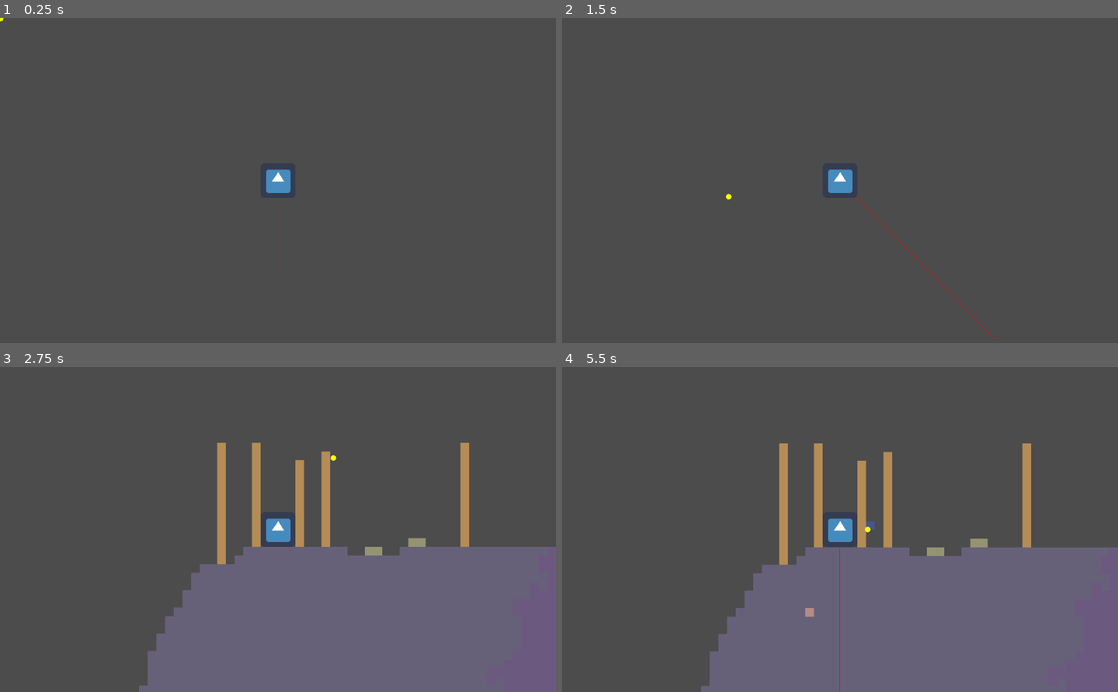
Above: before the commit, frames 1-4 (two rows, left to right).
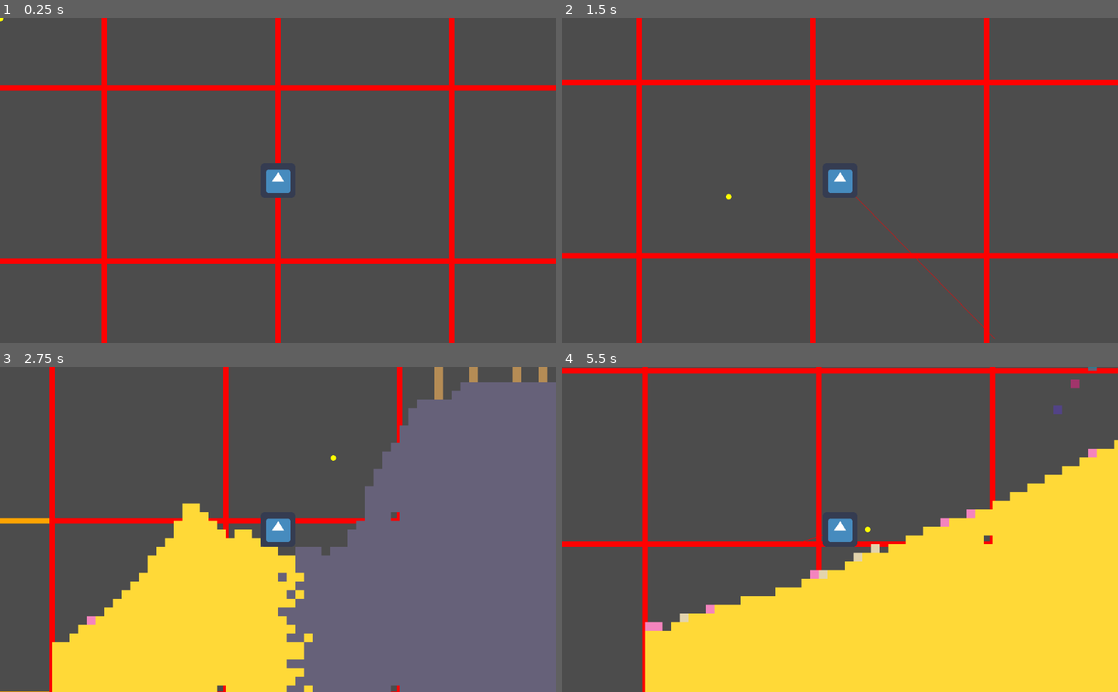
Above: after the commit, the same moments.

Repository: JaedanC/GoTeria
Game: Godot game, scene res://scenes/WorldSpawn/WorldSpawn.tscn
The game is run twice, just before and just after one commit, with the same random seed, the same clock (stepped at 60 frames per second) and the same inputs. The engine's default icon, where the game draws it, is replaced by a stand-in: a white triangle on a blue panel in a dark square.
Inputs (mouse positions are in pixels of both pictures, inside the frame that each line leads up to):
- Up to frame 1 (0.25 s): no input
- Up to frame 2 (1.5 s): move the mouse to (962, 164) at 0.52 s; hold D (move_right) from 0.53 s (still down); click (962, 164) at 0.6 s; tap Space (jump) at 0.77 s; move the mouse to (728, 196) at 1.27 s; right-click (728, 196) at 1.35 s
- Up to frame 3 (2.75 s): tap Space (jump) at 1.52 s; move the mouse to (333, 458) at 2.02 s; release D (move_right) at 2.03 s; hold A (move_left) from 2.03 s (still down); hold P (show_mappings) from 2.03 s (still down)
- Up to frame 4 (5.5 s): move the mouse to (812, 594) at 2.77 s; release A (move_left) at 2.78 s; release P (show_mappings) at 2.78 s; hold D (move_right) 2.78-4.28 s; tap Mouse wheel down (zoom_in) at 2.85 s; click (812, 594) at 2.92 s; tap Space (jump) at 3.02, 3.77, 4.52 s; move the mouse to (1006, 578) at 3.52 s; hold Mouse wheel up (zoom_out) 3.53-4.28 s; move the mouse to (673, 480) at 4.27 s; hold A (move_left) 4.28-5.03 s; tap B at 4.35 s; move the mouse to (867, 529) at 5.02 s; hold D (move_right) from 5.03 s (still down); tap C at 5.1 s; click (867, 529) at 5.17 s

The runs differ from the first frame. In frame 1, 6.4% of the frame differs, in the area x 0-100%, y 0-100%; in frame 2, 6.5%; in frame 3, 38%; in frame 4, 47%.

Commit message:
Streaming boxes done

Diff:
--- a/scenes/Chunk/Chunk.gd
+++ b/scenes/Chunk/Chunk.gd
@@ -31,7 +31,7 @@
 
 
 
-func init_stream(world_image : Image, _chunk_position : Vector2, _block_count  : Vector2, _block_pixel_size : Vector2):
+func init_stream(world_image : Image, _chunk_position : Vector2, _block_count : Vector2, _block_pixel_size : Vector2):
 	self.world_image = world_image
 	self.chunk_position = _chunk_position
 	self.block_count = _block_count
@@ -54,7 +54,13 @@
 			blocks[block_position] = {}
 
 		var block_pixel_position = self.chunk_position * block_count + block_position
-		var pixel = Color(self.world_image.get_pixelv(block_pixel_position))
+
+		var pixel : Color
+		if (block_pixel_position.x >= self.world_image.get_size().x ||
+			block_pixel_position.y >= self.world_image.get_size().y):
+			pixel = Color(0, 0, 0, 0)
+		else:
+			pixel = Color(self.world_image.get_pixelv(block_pixel_position))
 
 		blocks[block_position]["id"] = pixel.a
 		blocks[block_position]["colour"] = pixel
--- a/scenes/Player/Player.gd
+++ b/scenes/Player/Player.gd
@@ -103,15 +103,15 @@
 	# that we can loop through to get the points for the visible chunks. This
 	# takes into account the size of each chunk.
 	var chunk_dimensions = terrain.get_chunk_pixel_dimensions()
-	var top_left = (viewport_rectangle.position / chunk_dimensions).floor()
-	var bottom_right = ((viewport_rectangle.position + viewport_rectangle.size) / chunk_dimensions).floor()
+	var top_left = (viewport_rectangle.position / chunk_dimensions).round()
+	var bottom_right = ((viewport_rectangle.position + viewport_rectangle.size) / chunk_dimensions).round()
 
 	# Loop through these two values and include them in the visibility point
 	# list. +1 is there so that the right and bottom edge are forced to be
 	# included. Remove it if you don't know what I mean an then you'll see.
 	var visibility_points = []
-	for i in range(top_left.x, bottom_right.x + 1):
-		for j in range(top_left.y, bottom_right.y + 1):
+	for i in range(top_left.x - 1, bottom_right.x + 2):
+		for j in range(top_left.y - 1, bottom_right.y + 2):
 			var visible_point = Vector2(i, j)
 			visibility_points.append(visible_point)
 
--- a/scenes/Terrain/Terrain.gd
+++ b/scenes/Terrain/Terrain.gd
@@ -6,7 +6,35 @@
 export(Vector2) var chunk_block_count
 var chunk_scene = preload("res://scenes/Chunk/Chunk.tscn")
 
+"""
+The premise behind these dictionaries are too improve performance when streaming
+in chunks behind the scenes.
+
+`lightly_loading_blocks_chunks`
+- These are slowly loading in their blocks over a series of frames. These happen
+from a large distance away. Mediumly off the screen.
+
+`lightly_loaded_blocks_chunks`
+- The chunks from above are sent to here when they are done loading their blocks.
+
+`lightly_loading_drawing_chunks`
+- These chunks are drawing their blocks. These happen from a short distance away,
+just off the screen
+
+`urgently_loading_chunks`
+- These chunks are so close to the player that they need to have their blocks
+loaded in right away. The drawing can happen later though
+
+`loaded_chunks`
+- These chunks are fully drawn and visible to the player.
+"""
+var loading_chunks = {}
+var lightly_loading_blocks_chunks = {}
+var lightly_loaded_blocks_chunks = {}
+var lightly_loading_drawing_chunks = {}
+var urgently_loading_blocks_chunks = {}
 var loaded_chunks = {}
+
 var player = null
 
 var world_image : Image
@@ -29,6 +57,70 @@
 		print("Finished Saving to file")
 	free_all_invisible_chunks()
 	create_visible_chunks()
+
+
+
+	loading_chunks.clear()
+	lightly_loading_blocks_chunks.clear()
+	lightly_loaded_blocks_chunks.clear()
+	lightly_loading_drawing_chunks.clear()
+	urgently_loading_blocks_chunks.clear()
+	new_continue_loading_chunks()
+	update()
+
+func _draw():
+	for point in lightly_loading_blocks_chunks.keys():
+		point *= chunk_pixel_dimensions
+		draw_rect(Rect2(point, chunk_pixel_dimensions), Color.green, false, 10, false)
+#		draw_circle(point, 10, Color.green)
+
+	for point in lightly_loading_drawing_chunks.keys():
+		point *= chunk_pixel_dimensions
+		draw_rect(Rect2(point, chunk_pixel_dimensions), Color.orange, false, 10, false)
+#		draw_circle(point, 10, Color.orange)
+
+	for point in urgently_loading_blocks_chunks.keys():
+		point *= chunk_pixel_dimensions
+		draw_rect(Rect2(point, chunk_pixel_dimensions), Color.red, false, 10, false)
+#		draw_circle(point, 10, Color.red)
+
+func new_continue_loading_chunks():
+	var player_visibility_points = player.get_visibility_points()
+
+	# TODO: This requires the implementation to be very specific. Find a better
+	# way to find the top left and bottom right points
+	var top_left_point = player_visibility_points[0]
+	var bottom_right_point = player_visibility_points[-1]
+
+	var light_loading_block_top_left = top_left_point - Vector2(2, 2)
+	var light_loading_block_bottom_right = bottom_right_point + Vector2(2, 2)
+	var light_loading_drawing_top_left = top_left_point - Vector2(1, 1)
+	var light_loading_drawing_bottom_right = bottom_right_point + Vector2(1, 1)
+
+	for i in range(light_loading_block_top_left.x, light_loading_block_bottom_right.x):
+		for j in range(light_loading_block_top_left.y, light_loading_block_bottom_right.y):
+			var point = Vector2(i, j)
+#			var chunk
+			var chunk = point
+#			if !loading_chunks.has(point):
+#				chunk = chunk_scene.instance()
+#				add_child(chunk)
+
+			if (i == light_loading_block_top_left.x ||
+				i == light_loading_block_bottom_right.x - 1 ||
+				j == light_loading_block_top_left.y ||
+				j == light_loading_block_bottom_right.y - 1):
+				lightly_loading_blocks_chunks[point] = chunk
+				continue
+
+			if (i == light_loading_block_top_left.x + 1 ||
+				i == light_loading_block_bottom_right.x - 2 ||
+				j == light_loading_block_top_left.y + 1 ||
+				j == light_loading_block_bottom_right.y - 2):
+				lightly_loading_drawing_chunks[point] = chunk
+				continue
+
+			urgently_loading_blocks_chunks[point] = chunk
 
 func free_all_invisible_chunks():
 	"""
--- a/scenes/Terrain/Terrain.tscn
+++ b/scenes/Terrain/Terrain.tscn
@@ -7,7 +7,7 @@
 script = ExtResource( 1 )
 block_pixel_size = Vector2( 16, 16 )
 world_size_in_chunks = Vector2( 40, 20 )
-chunk_block_count = Vector2( 64, 64 )
+chunk_block_count = Vector2( 32, 32 )
 
 [node name="World" type="TextureRect" parent="."]
 visible = false
--- a/scenes/WorldSpawn/WorldSpawn.tscn
+++ b/scenes/WorldSpawn/WorldSpawn.tscn
@@ -32,6 +32,6 @@
 script = ExtResource( 5 )
 
 [node name="Terrain" parent="." instance=ExtResource( 7 )]
-chunk_block_count = Vector2( 32, 32 )
+chunk_block_count = Vector2( 20, 20 )
 
 [node name="Player" parent="." instance=ExtResource( 1 )]
